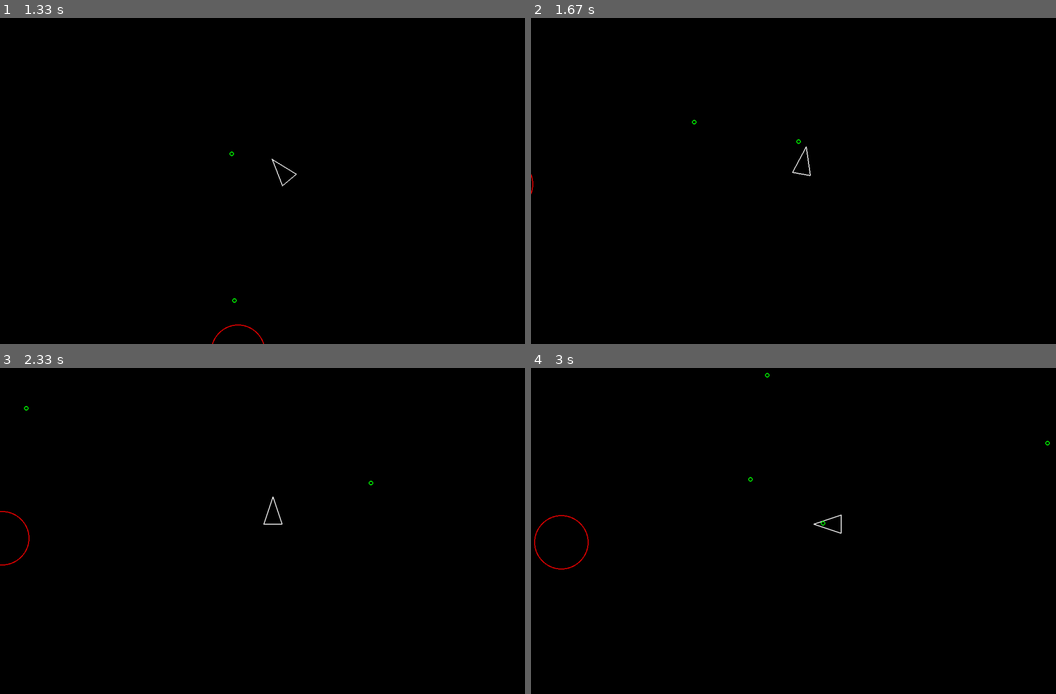
Above: before the commit, frames 1-4 (two rows, left to right).
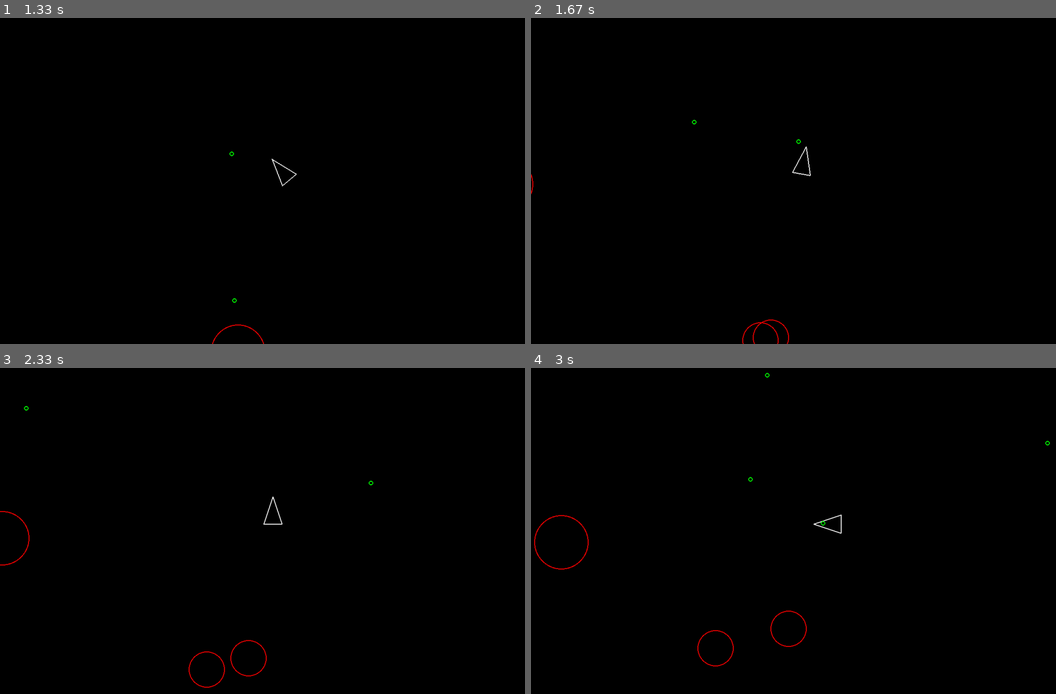
Above: after the commit, the same moments.

Repository: Yohmike/boot.dev-projects
Game: pygame game, started from pygame_asteroid/main.py
Same seed, same stepped clock (60 frames per second), same inputs: the game is played once before the commit and once after it.
Inputs:
- Up to frame 1 (1.33 s): tap Space at 0.33, 0.73, 1.03, 1.23 s; hold D 0.67-1.13 s; hold W from 1.17 s (still down)
- Up to frame 2 (1.67 s): release W at 1.47 s; hold D from 1.5 s (still down); tap Space at 1.57 s
- Up to frame 3 (2.33 s): tap Space at 1.87, 2.07 s; release D at 1.97 s; hold A from 2 s (still down)
- Up to frame 4 (3 s): tap Space at 2.37, 2.63, 2.97 s; release A at 2.53 s; hold S 2.57-2.87 s; hold A from 2.9 s (still down)

Frame 1 is identical in both runs. In frame 2, 0.1% of the frame differs, in the area x 40-50%, y 92-100%; in frame 3, 0.2%; in frame 4, 0.2%, in the area x 31-53%, y 74-92%.

Commit message:
splti big asterdois when hit CH3:6

Diff:
--- a/pygame_asteroid/asteroid.py
+++ b/pygame_asteroid/asteroid.py
@@ -1,5 +1,7 @@
 import pygame
+import random
 from circleshape import CircleShape
+from constants import *
 
 
 class Asteroid(CircleShape):
@@ -19,3 +21,17 @@
 
     def update(self, dt):
         self.position += self.velocity * dt
+
+    def split(self):
+        self.kill()
+        if self.radius <= ASTEROID_MIN_RADIUS:
+            return
+        else:
+            random_angle = random.uniform(20, 50)
+            left = self.velocity.rotate(-random_angle)
+            right = self.velocity.rotate(random_angle)
+            new_radius = self.radius - ASTEROID_MIN_RADIUS
+            left_asteroid = Asteroid(*self.position, new_radius)
+            right_asterdoi = Asteroid(*self.position, new_radius)
+            left_asteroid.velocity = left * 1.2
+            right_asterdoi.velocity = right * 1.2
--- a/pygame_asteroid/main.py
+++ b/pygame_asteroid/main.py
@@ -48,7 +48,7 @@
         for asteroid in asteroids:
             for shot in shots:
                 if asteroid.check_collision(shot):
-                    asteroid.kill()
+                    asteroid.split()
                     shot.kill()
 
         for drawable_object in drawable:
